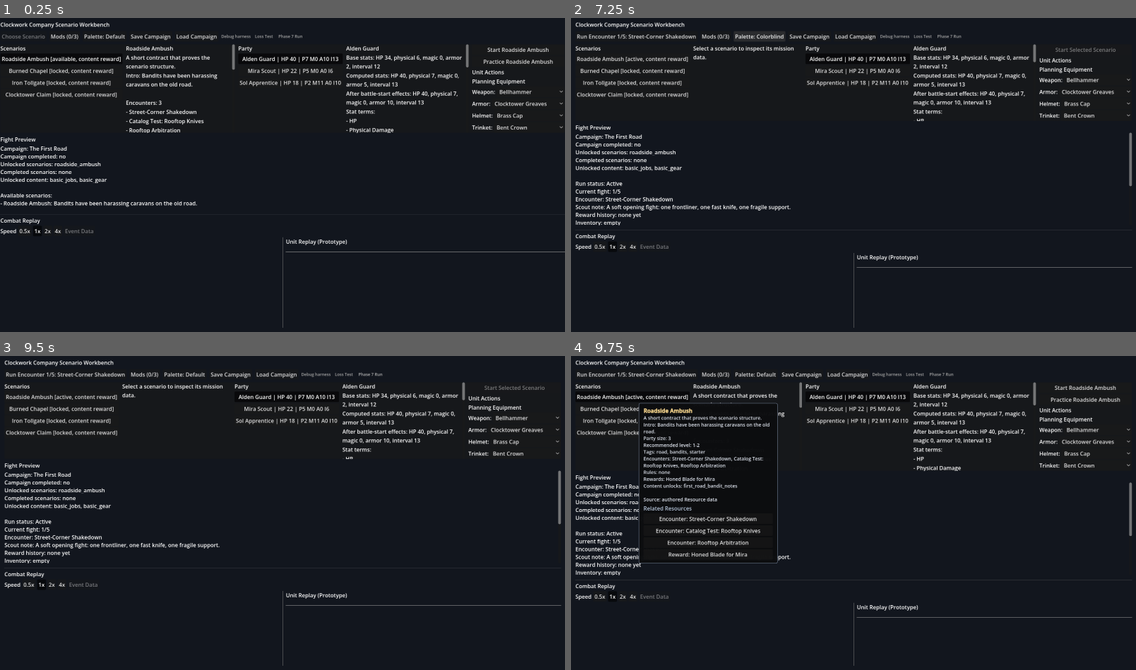
Above: before the commit, frames 1-4 (two rows, left to right).
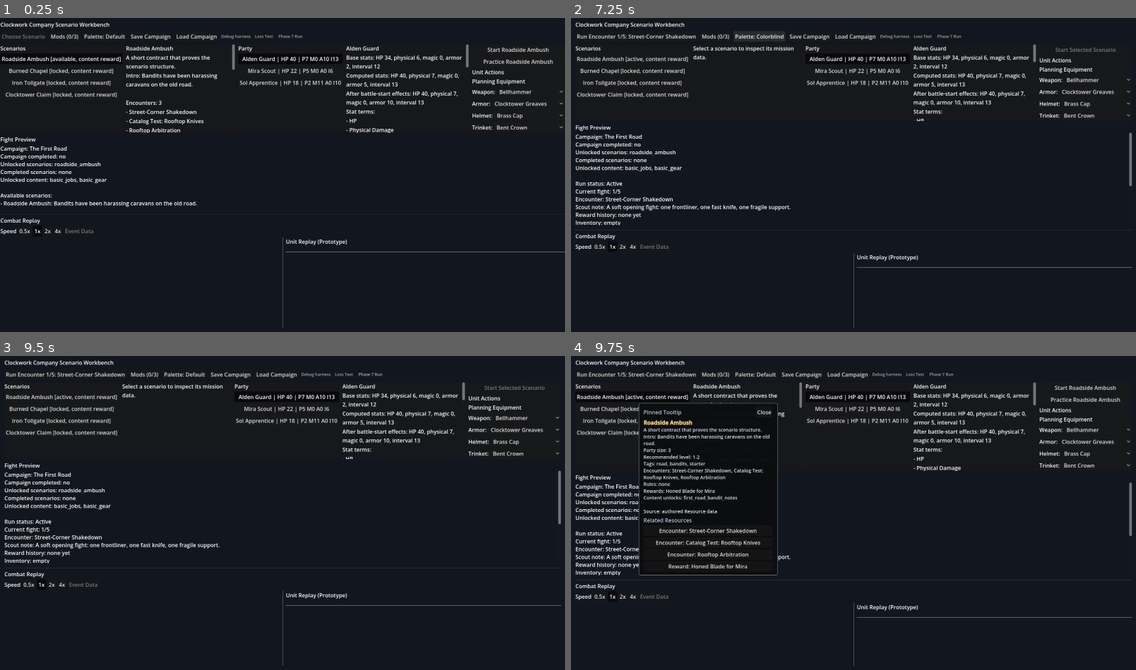
Above: after the commit, the same moments.

Repository: aqvm/clockwork-company
Game: Godot game, scene res://scenes/combat_test_scene.tscn
Same seed, same stepped clock (60 frames per second), same inputs: the game is played once before the commit and once after it.
Inputs:
- Up to frame 1 (0.25 s): no input
- Up to frame 2 (7.25 s): click "Start Roadside Ambush" at 0.5 s; click "Run Encounter 1/3: Street-Cor…" at 1.25 s; click "Mods (0/3)" at 2 s; click "Palette: Default" at 2.75 s; click "Palette: Colorblind" at 3.5 s; click "Loss Test" at 4.25 s; click "Run Encounter 1/5: Street-Cor…" at 5 s; click "Phase 7 Run" at 5.75 s; click "Palette: Default" at 6.5 s
- Up to frame 3 (9.5 s): click "Palette: Colorblind" at 7.25 s; click "Loss Test" at 8 s; click "Phase 7 Run" at 8.75 s
- Up to frame 4 (9.75 s): click "Roadside Ambush [active, cont…" at 9.5 s

Frames 1-3 are identical in both runs. In frame 4, 3.3% of the frame differs, in the area x 12-37%, y 16-70%.

Commit message:
Clarify pinned tooltip controls

Diff:
--- a/clockwork-company/scripts/ui/tooltip_presenter.gd
+++ b/clockwork-company/scripts/ui/tooltip_presenter.gd
@@ -8,6 +8,9 @@
 const PANEL_PADDING := Vector2(28, 22)
 
 var label: RichTextLabel = null
+var header_row: HBoxContainer = null
+var pinned_label: Label = null
+var close_button: Button = null
 var related_label: Label = null
 var related_list: VBoxContainer = null
 var back_button: Button = null
@@ -42,6 +45,22 @@
 	content.size_flags_horizontal = Control.SIZE_EXPAND_FILL
 	add_child(content)
 
+	header_row = HBoxContainer.new()
+	header_row.visible = false
+	header_row.size_flags_horizontal = Control.SIZE_EXPAND_FILL
+	content.add_child(header_row)
+
+	pinned_label = Label.new()
+	pinned_label.text = "Pinned Tooltip"
+	pinned_label.size_flags_horizontal = Control.SIZE_EXPAND_FILL
+	pinned_label.add_theme_color_override("font_color", Color(0.72, 0.78, 0.86))
+	header_row.add_child(pinned_label)
+
+	close_button = Button.new()
+	close_button.text = "Close"
+	close_button.pressed.connect(func(): hide_tooltip(true))
+	header_row.add_child(close_button)
+
 	label = RichTextLabel.new()
 	label.bbcode_enabled = true
 	label.fit_content = true
@@ -123,6 +142,7 @@
 	current_resource = null
 	resource_history.clear()
 	_clear_related_links()
+	_set_pinned_header_visible(false)
 	mouse_filter = Control.MOUSE_FILTER_IGNORE
 
 
@@ -147,6 +167,7 @@
 	pinned = true
 	follow_mouse = false
 	mouse_filter = Control.MOUSE_FILTER_STOP
+	_set_pinned_header_visible(true)
 	_render_related_links()
 	_place_near_mouse()
 	return false
@@ -216,6 +237,11 @@
 	related_list.visible = false
 	for child in related_list.get_children():
 		child.queue_free()
+
+
+func _set_pinned_header_visible(is_visible: bool) -> void:
+	if header_row != null:
+		header_row.visible = is_visible
 
 
 func _on_related_resource_pressed(resource) -> void:
Not shown, changed: DESIGN_NOTES.md
Not shown, changed: LEARNING_LOG.md
Not shown, changed: TODO.md
